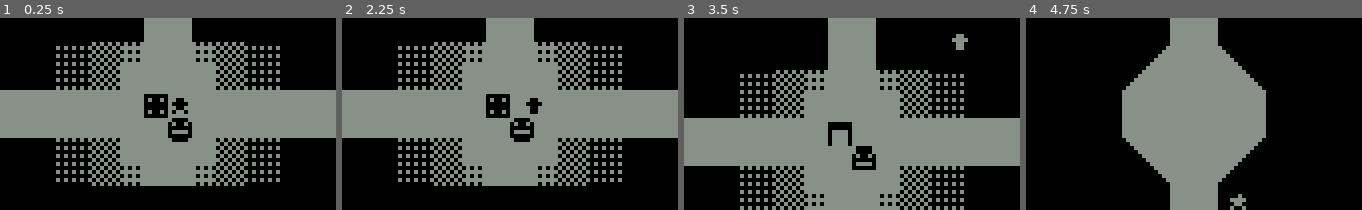
Above: before the commit, frames 1-4 (left to right).
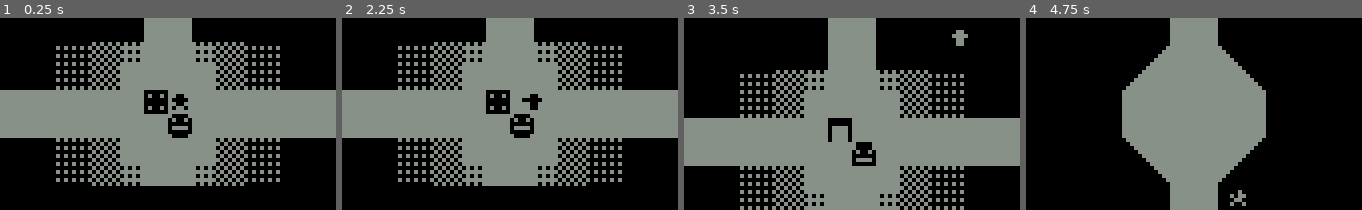
Above: after the commit, the same moments.

Repository: kiwijuice56/nokia-3310-rpg
Game: Godot game, scene res://main/main.tscn
Same seed, same stepped clock (60 frames per second), same inputs: the game is played once before the commit and once after it.
Inputs:
- Up to frame 1 (0.25 s): no input
- Up to frame 2 (2.25 s): tap Enter (ui_accept) at 0.5, 0.77, 1.25, 1.52 s; hold Right (ui_right) 0.53-1.28 s; hold V (item) 0.53-1.28 s; hold X (back) 1.28-2.03 s; tap Z (accept) at 1.35 s; tap V (item) at 1.55 s; hold Right (ui_right) from 2.03 s (still down); hold V (item) from 2.03 s (still down)
- Up to frame 3 (3.5 s): release Right (ui_right) at 2.78 s; release V (item) at 2.78 s; hold Up (ui_up) from 2.78 s (still down); tap C (stats) at 2.85 s; tap Enter (ui_accept) at 3.02 s; tap V (item) at 3.05 s
- Up to frame 4 (4.75 s): release Up (ui_up) at 3.53 s; hold V (item) 3.53-4.28 s; hold Left (ui_left) from 3.53 s (still down); tap Enter (ui_accept) at 3.77, 4.52 s; tap Z (accept) at 4.35 s; tap V (item) at 4.55 s

The runs differ from the first frame. In frame 1, 1.4% of the frame differs, in the area x 42-58%, y 37-65%; in frame 2, 1.3%; in frame 3, 1.1%; in frame 4, 0.3%.

Commit message:
Updated map

Diff:
--- a/main/dungeon/dungeon.tscn
+++ b/main/dungeon/dungeon.tscn
@@ -37,13 +37,13 @@
 format = 2
 
 [node name="HealthMachine" parent="." instance=ExtResource("3_h7vba")]
-position = Vector2(543, 550)
+position = Vector2(543, 549)
 
 [node name="HealthMachine2" parent="." instance=ExtResource("3_h7vba")]
 position = Vector2(711, 273)
 
 [node name="Shop" parent="." instance=ExtResource("4_y658e")]
-position = Vector2(549, 556)
+position = Vector2(549, 555)
 
 [node name="Shop2" parent="." instance=ExtResource("4_y658e")]
 position = Vector2(159, 507)
--- a/main/main.tscn
+++ b/main/main.tscn
@@ -63,7 +63,7 @@
 
 [node name="Player" type="Sprite2D" parent="."]
 material = SubResource("ShaderMaterial_o3yem")
-position = Vector2(549, 550)
+position = Vector2(549, 549)
 texture = ExtResource("2_ohveo")
 hframes = 2
 script = ExtResource("3_adq4t")
--- /dev/null
+++ b/main/nokia-3310.gdshader
@@ -0,0 +1,60 @@
+shader_type canvas_item;
+
+//#define DISABLE_DOOR_EFFECT
+//#define DISABLE_PIXEL_GRAIN
+//#define DISABLE_PIXEL_SHADOWS
+
+uniform vec2 screen_resolution = vec2(84, 48);
+uniform vec4 color_palette_dark :source_color = vec4(0);
+uniform vec4 color_palette_light : source_color = vec4(0.529411765, 0.568627451, 0.53333333333, 1.0);
+
+uniform sampler2D screen : hint_default_black, filter_nearest;
+
+group_uniforms Pixel.DoorEffect;
+uniform float door_effect : hint_range(0.0001, 1.0) = 0.1;
+uniform float door_intensity : hint_range(0.0001, 2.0) = 0.8;
+
+group_uniforms Pixel.Grain;
+uniform float grain_amount : hint_range(0.0, 1.0) = 0.07;
+
+group_uniforms Pixel.Shadows;
+uniform vec2 shadow_offset = vec2(0.2, 0.2);
+uniform float shadow_intensity : hint_range(0.0, 1.0) = 0.2;
+
+// from https://thebookofshaders.com/10/
+float random(vec2 uv) {
+	return fract(sin(dot(uv.xy, vec2(12.9898,78.233))) * 43758.5453123);
+}
+
+float pixel_value(vec4 color) {
+	return (1.0 - (0.3 * color.r + 0.59 * color.g + 0.11 * color.b)) * color.a;
+}
+
+// TODO
+// - LCD ghosting
+// - blur shadow
+void fragment() {
+	vec2 uv = fract(vec2(UV.x * screen_resolution.x, UV.y * screen_resolution.y));
+	float pixel_mask = step(0.5, pixel_value(texture(screen, UV)));
+
+#ifndef DISABLE_DOOR_EFFECT
+	float screen_door = min(
+		min(smoothstep(0.0, door_effect, uv.x), smoothstep(1.0, 1.0 - door_effect, uv.x)),
+		min(smoothstep(0.0, door_effect, uv.y), smoothstep(1.0, 1.0 - door_effect, uv.y))
+	);
+	pixel_mask *= pow(screen_door, 1.0 / door_intensity);
+#endif
+
+#ifndef DISABLE_PIXEL_SHADOWS
+	float pixel_shadow = pixel_value(texture(screen, UV - shadow_offset / screen_resolution));
+	float shadow_mask = step(0.5, pixel_shadow) * (1.0 - pixel_mask);
+	COLOR = mix(color_palette_light, color_palette_dark, clamp(shadow_mask * shadow_intensity + pixel_mask, 0.0, 1.0));
+#else
+	COLOR = mix(color_palette_light, color_palette_dark, pixel_mask);
+#endif
+
+#ifndef DISABLE_PIXEL_GRAIN
+	float screen_grain = grain_amount * random(UV) - grain_amount / 2.0;
+	COLOR.rgb += screen_grain;
+#endif
+}
Binary file changed: main/dungeon/map.png
